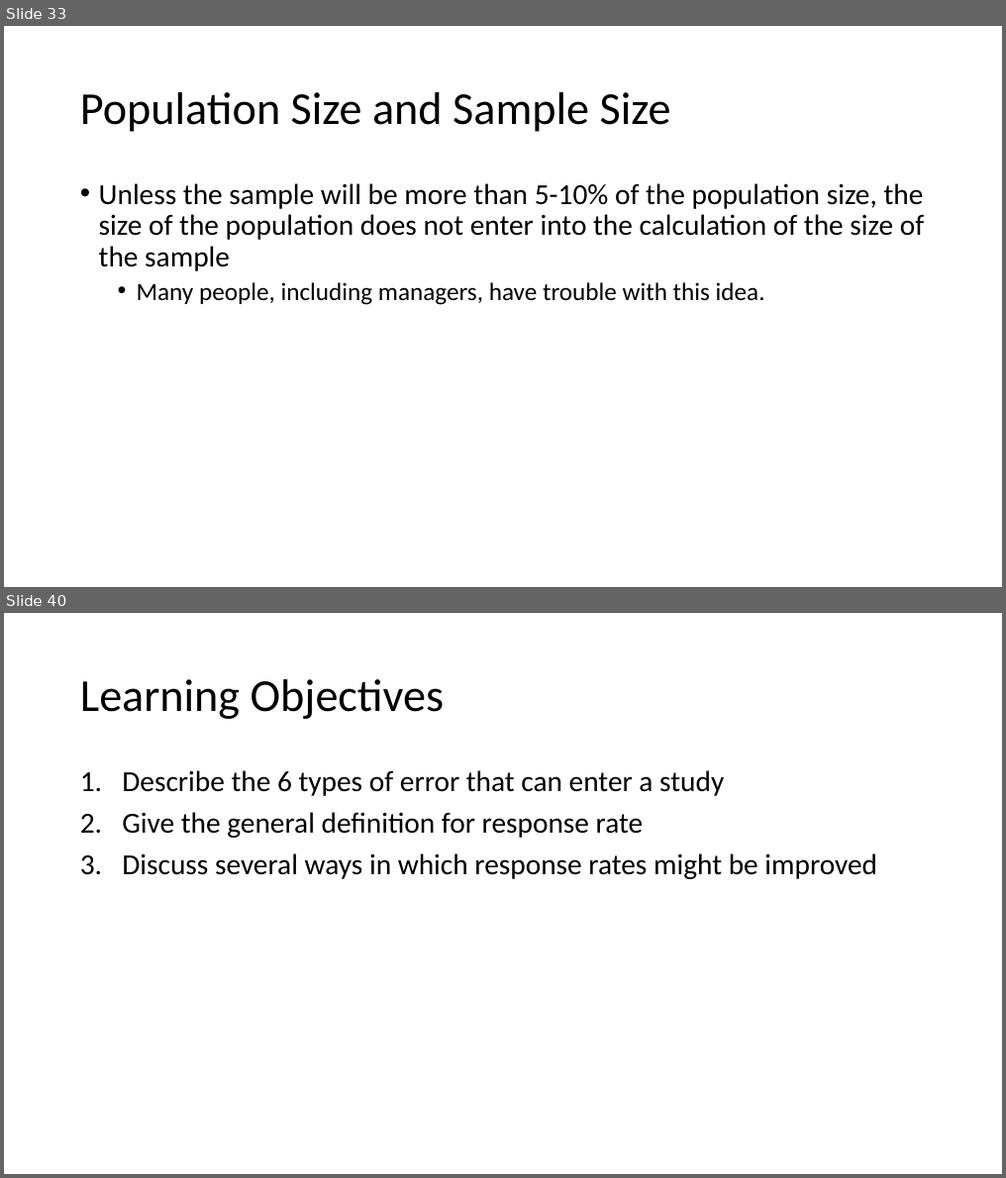
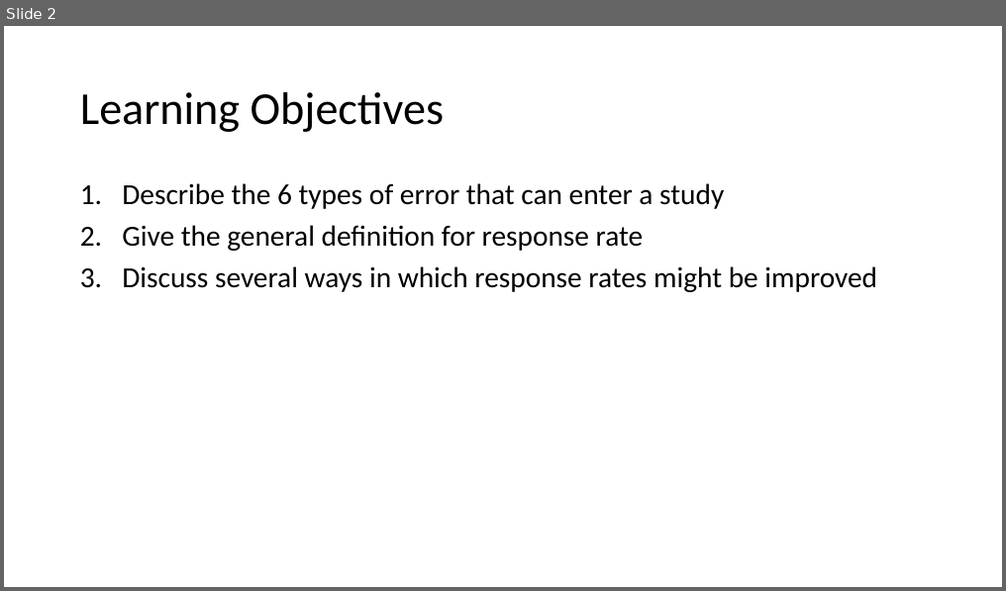
Before and after one commit to mikenguyen13/mar4050, a slide deck: lectures/7/Developing the sampling plan.pptx. Shown one above the other, each under a label of ours: slides 33 and 40 before the commit, slide 2 after it; the slides between them are not shown. The pictures are 1006x1178 and 1006x591 pixels, drawn with LibreOffice and Linux fonts; fonts in the diff are those of the drawing. Boxes give left, top, right and bottom in pixels: in the first picture for what was removed or moved away, otherwise in the second. Text is boxed around its words. In the diff, an @@ line names an element or a change of style, - is before the commit and + after.

```diff
--- a/lectures/7/Developing the sampling plan.pptx
+++ b/lectures/7/Developing the sampling plan.pptx
@@ slide 33 removed at [4,26,1002,587], background #FFFFFF @@
@@ title removed at [80,92,671,132] @@
-Population Size and Sample Size
@@ text removed at [99,183,924,305] @@
-• Unless the sample will be more than 5-10% of the population size, the size of the population does not enter into the calculation of the size of the sample
-  • Many people, including managers, have trouble with this idea.
@@ what was slide 40 is now slide 2 @@
```
Also in this commit, not shown: 1 slide changed, 1 slide added, 37 other slides removed, 2 other files.
